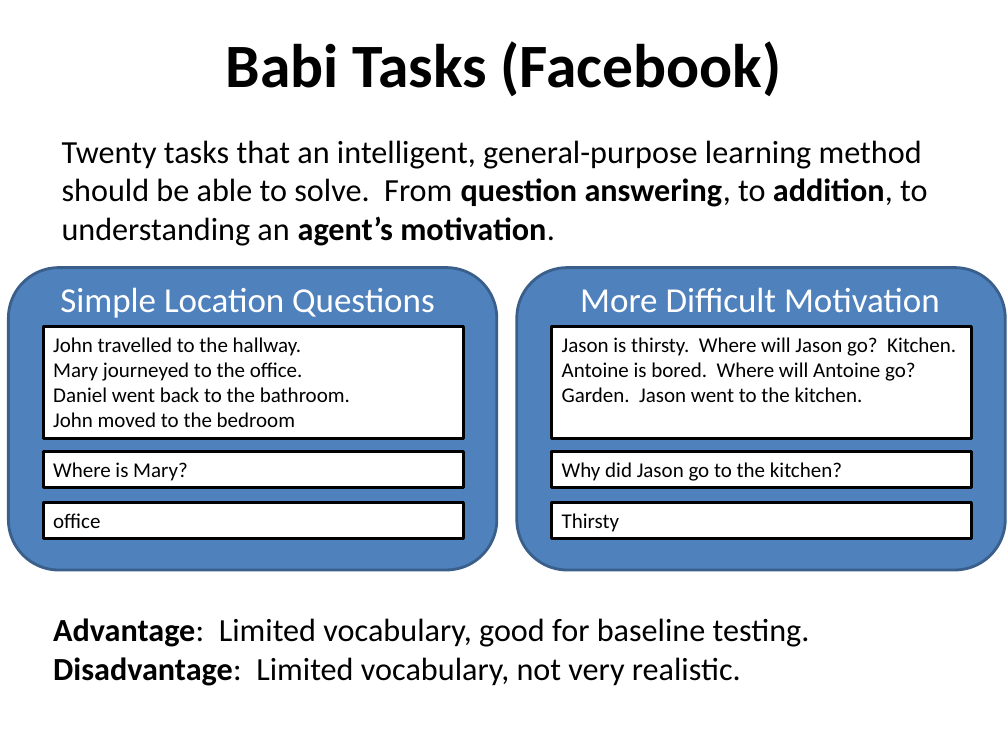
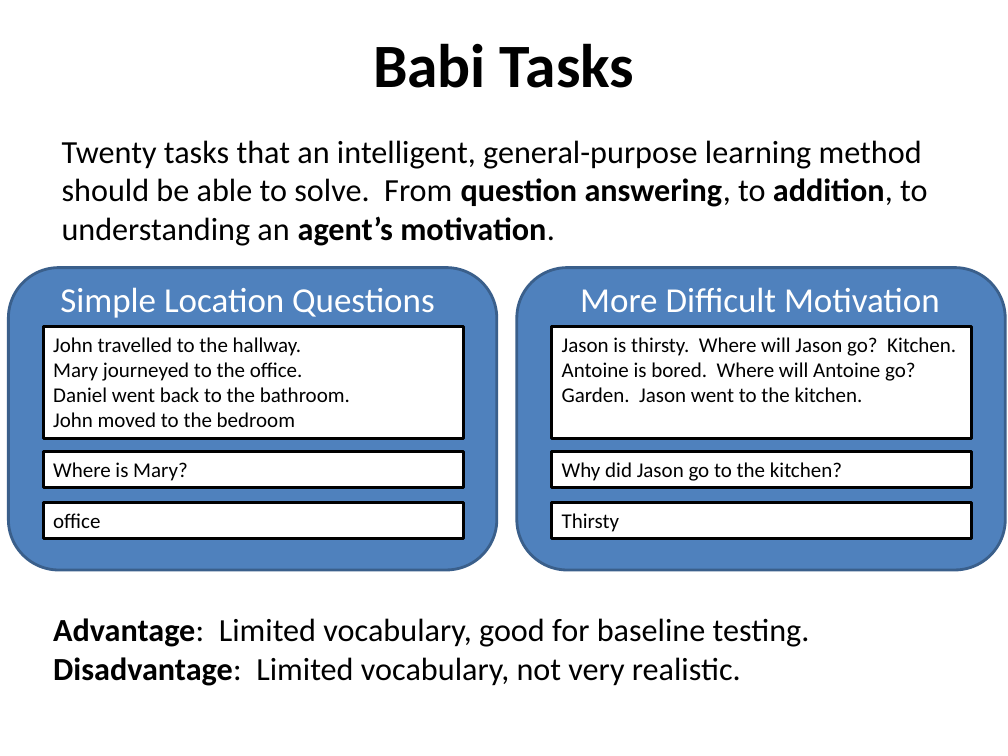
Before and after one commit to danstrawser/Nlp2Commands, a slide deck: slide 8 of Presentation/PresentationPPT.pptx. Drawn at 1008x756 pixels with LibreOffice and Linux fonts; fonts in the diff are those of the drawing. Boxes give left, top, right and bottom in pixels: in the first picture for what was removed or moved away, otherwise in the second. Text is boxed around its words. In the diff, an @@ line names an element or a change of style, - is before the commit and + after.

```diff
--- a/Presentation/PresentationPPT.pptx
+++ b/Presentation/PresentationPPT.pptx
@@ title at box(373, 43, 634, 88): text changed @@
-Babi Tasks (Facebook)
+Babi Tasks
```
Also in this commit, not shown: 6 other slides changed, 4 slides added, 2 slides removed, 3 other files.
